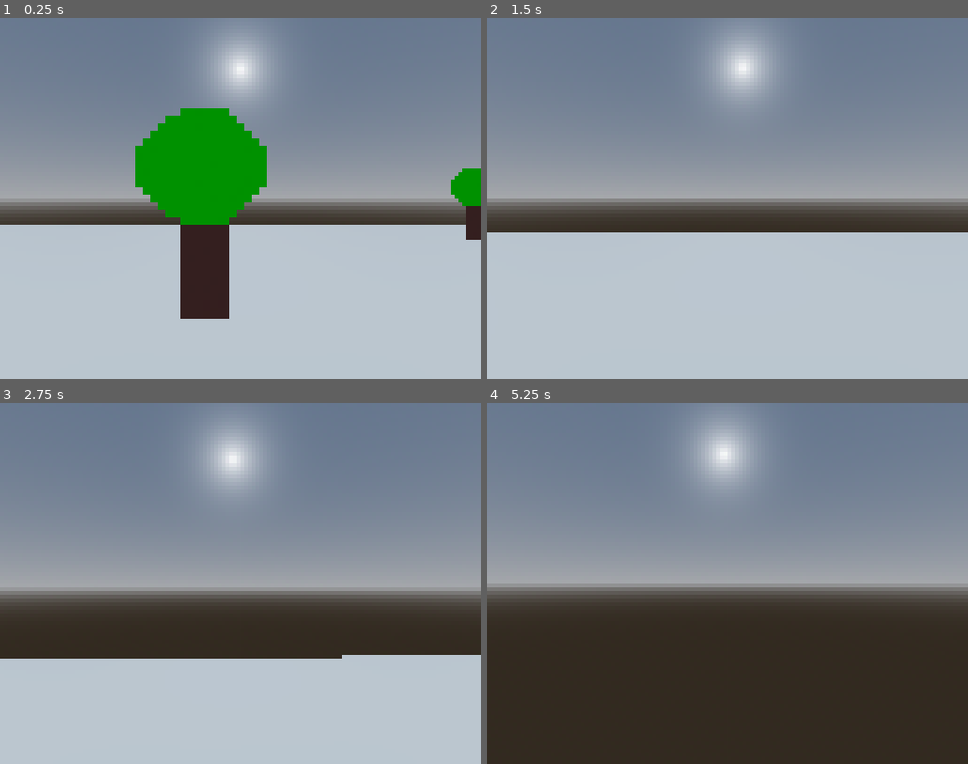
Above: before the commit, frames 1-4 (two rows, left to right).
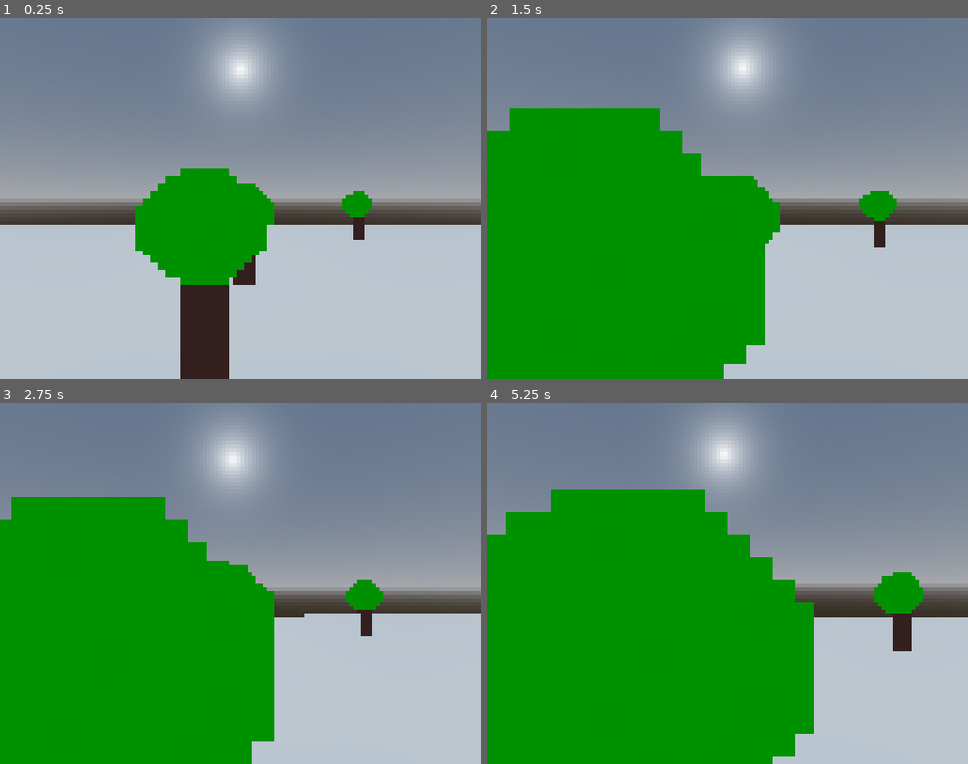
Above: after the commit, the same moments.

Repository: Razboinicul/Unnamed-Shooter-Game
Game: Godot game, scene res://Main.tscn
Same seed, same stepped clock (60 frames per second), same inputs: the game is played once before the commit and once after it.
Inputs (mouse positions are in pixels of both pictures, inside the frame that each line leads up to):
- Up to frame 1 (0.25 s): no input
- Up to frame 2 (1.5 s): tap Enter at 0.5 s; move the mouse to (751, 198) at 0.52 s; hold W (moveUp) from 0.53 s (still down); tap Space (Jump) at 0.77 s; move the mouse to (703, 198) at 1.27 s
- Up to frame 3 (2.75 s): keep holding W (moveUp); tap Space (Jump) at 1.52 s; move the mouse to (250, 576) at 2.02 s
- Up to frame 4 (5.25 s): keep holding W (moveUp); move the mouse to (722, 590) at 2.77 s; tap Space (Jump) at 3.02, 3.77, 4.52 s; move the mouse to (761, 587) at 3.52 s; move the mouse to (689, 579) at 4.27 s; move the mouse to (732, 583) at 5.02 s

The runs differ from the first frame. In frame 1, 12% of the frame differs, in the area x 28-100%, y 25-100%; in frame 2, 41%; in frame 3, 43%; in frame 4, 60%, in the area x 0-100%, y 23-100%.

Commit message:
Tree Collision

Diff:
--- a/Game/Decorations/Tree.tscn
+++ b/Game/Decorations/Tree.tscn
@@ -1,9 +1,14 @@
-[gd_scene load_steps=2 format=3 uid="uid://c61h7fir7mlkr"]
+[gd_scene load_steps=3 format=3 uid="uid://q6y4iiipptfw"]
 
-[ext_resource type="Texture2D" uid="uid://cuda4potdpdn4" path="res://Assets/Tree.png" id="1_t1l56"]
+[ext_resource type="PackedScene" uid="uid://c61h7fir7mlkr" path="res://Decorations/TreeSprite.tscn" id="1_g78us"]
 
-[node name="Tree" type="Sprite3D"]
-transform = Transform3D(10, 0, 0, 0, 10, 0, 0, 0, 10, 0, 0, 0)
-billboard = 2
-texture_filter = 0
-texture = ExtResource("1_t1l56")
+[sub_resource type="BoxShape3D" id="BoxShape3D_yq1ck"]
+size = Vector3(1.86109, 3.03604, 1.58334)
+
+[node name="Tree" type="StaticBody3D"]
+
+[node name="Tree" parent="." instance=ExtResource("1_g78us")]
+
+[node name="CollisionShape3D" type="CollisionShape3D" parent="."]
+transform = Transform3D(1, 0, 0, 0, 1, 0, 0, 0, 1, -0.0815923, -0.124053, 0)
+shape = SubResource("BoxShape3D_yq1ck")
--- /dev/null
+++ b/Game/Decorations/TreeSprite.tscn
@@ -0,0 +1,9 @@
+[gd_scene load_steps=2 format=3 uid="uid://c61h7fir7mlkr"]
+
+[ext_resource type="Texture2D" uid="uid://cuda4potdpdn4" path="res://Assets/Tree.png" id="1_t1l56"]
+
+[node name="Tree" type="Sprite3D"]
+transform = Transform3D(10, 0, 0, 0, 10, 0, 0, 0, 10, 0, 0, 0)
+billboard = 2
+texture_filter = 0
+texture = ExtResource("1_t1l56")
--- a/Game/Main.tscn
+++ b/Game/Main.tscn
@@ -41,23 +41,56 @@
 [node name="Player" parent="." instance=ExtResource("1_vvuxk")]
 transform = Transform3D(1, 0, 0, 0, 1, 0, 0, 0, 1, 0.429952, 2.7536, 3.87418)
 
-[node name="Tree" parent="." instance=ExtResource("2_5y4k6")]
-transform = Transform3D(10, 0, 0, 0, 10, 0, 0, 0, 10, 0, 2.68637, 0)
+[node name="Trees" type="Node3D" parent="."]
+transform = Transform3D(1, 0, 0, 0, 1, 0, 0, 0, 1, 0, -2.10007, 0)
 
-[node name="Tree2" parent="." instance=ExtResource("2_5y4k6")]
-transform = Transform3D(10, 0, 0, 0, 10, 0, 0, 0, 10, 0, 2.68637, 8.38211)
+[node name="Tree" parent="Trees" instance=ExtResource("2_5y4k6")]
+transform = Transform3D(1, 0, 0, 0, 1, 0, 0, 0, 1, 0, 3.95835, 0)
 
-[node name="Tree3" parent="." instance=ExtResource("2_5y4k6")]
-transform = Transform3D(10, 0, 0, 0, 10, 0, 0, 0, 10, 9.93936, 2.68637, 8.38211)
+[node name="Tree2" parent="Trees" instance=ExtResource("2_5y4k6")]
+transform = Transform3D(1, 0, 0, 0, 1, 0, 0, 0, 1, 0, 3.95835, 6.8407)
 
-[node name="Tree4" parent="." instance=ExtResource("2_5y4k6")]
-transform = Transform3D(10, 0, 0, 0, 10, 0, 0, 0, 10, 9.93936, 2.68637, -7.5006)
+[node name="Tree3" parent="Trees" instance=ExtResource("2_5y4k6")]
+transform = Transform3D(1, 0, 0, 0, 1, 0, 0, 0, 1, 6.04486, 3.95835, 6.8407)
 
-[node name="Tree5" parent="." instance=ExtResource("2_5y4k6")]
-transform = Transform3D(10, 0, 0, 0, 10, 0, 0, 0, 10, -11.6876, 2.68637, -7.5006)
+[node name="Tree4" parent="Trees" instance=ExtResource("2_5y4k6")]
+transform = Transform3D(1, 0, 0, 0, 1, 0, 0, 0, 1, 6.04486, 3.95835, 0.810616)
 
-[node name="Tree6" parent="." instance=ExtResource("2_5y4k6")]
-transform = Transform3D(10, 0, 0, 0, 10, 0, 0, 0, 10, -11.6876, 2.68637, 12.9299)
+[node name="Tree5" parent="Trees" instance=ExtResource("2_5y4k6")]
+transform = Transform3D(1, 0, 0, 0, 1, 0, 0, 0, 1, 16.8728, 3.95835, 0.810616)
 
-[node name="Tree7" parent="." instance=ExtResource("2_5y4k6")]
-transform = Transform3D(10, 0, 0, 0, 10, 0, 0, 0, 10, 7.25755, 2.68637, 12.9299)
+[node name="Tree6" parent="Trees" instance=ExtResource("2_5y4k6")]
+transform = Transform3D(1, 0, 0, 0, 1, 0, 0, 0, 1, 12.0234, 3.95835, 10.0988)
+
+[node name="Tree7" parent="Trees" instance=ExtResource("2_5y4k6")]
+transform = Transform3D(1, 0, 0, 0, 1, 0, 0, 0, 1, 12.0234, 3.95835, -4.16948)
+
+[node name="Tree8" parent="Trees" instance=ExtResource("2_5y4k6")]
+transform = Transform3D(1, 0, 0, 0, 1, 0, 0, 0, 1, 0.58114, 3.95835, -4.16948)
+
+[node name="Tree9" parent="Trees" instance=ExtResource("2_5y4k6")]
+transform = Transform3D(1, 0, 0, 0, 1, 0, 0, 0, 1, 7.59515, 3.95835, -13.3421)
+
+[node name="Tree10" parent="Trees" instance=ExtResource("2_5y4k6")]
+transform = Transform3D(1, 0, 0, 0, 1, 0, 0, 0, 1, 7.59515, 3.95835, 13.9422)
+
+[node name="Tree11" parent="Trees" instance=ExtResource("2_5y4k6")]
+transform = Transform3D(1, 0, 0, 0, 1, 0, 0, 0, 1, 16.3774, 3.95835, 7.68892)
+
+[node name="Tree12" parent="Trees" instance=ExtResource("2_5y4k6")]
+transform = Transform3D(1, 0, 0, 0, 1, 0, 0, 0, 1, -7.04185, 3.95835, 7.68892)
+
+[node name="Tree13" parent="Trees" instance=ExtResource("2_5y4k6")]
+transform = Transform3D(1, 0, 0, 0, 1, 0, 0, 0, 1, -7.04185, 3.95835, 15.1855)
+
+[node name="Tree14" parent="Trees" instance=ExtResource("2_5y4k6")]
+transform = Transform3D(1, 0, 0, 0, 1, 0, 0, 0, 1, -1.52246, 3.95835, 15.1855)
+
+[node name="Tree15" parent="Trees" instance=ExtResource("2_5y4k6")]
+transform = Transform3D(1, 0, 0, 0, 1, 0, 0, 0, 1, -1.52246, 3.95835, -9.93543)
+
+[node name="Tree16" parent="Trees" instance=ExtResource("2_5y4k6")]
+transform = Transform3D(1, 0, 0, 0, 1, 0, 0, 0, 1, 17.2259, 3.95835, -6.71297)
+
+[node name="Tree17" parent="Trees" instance=ExtResource("2_5y4k6")]
+transform = Transform3D(1, 0, 0, 0, 1, 0, 0, 0, 1, 11.5042, 3.95835, 4.91204)
Not shown: 1 places in Game/Main.tscn that only renumber resources
